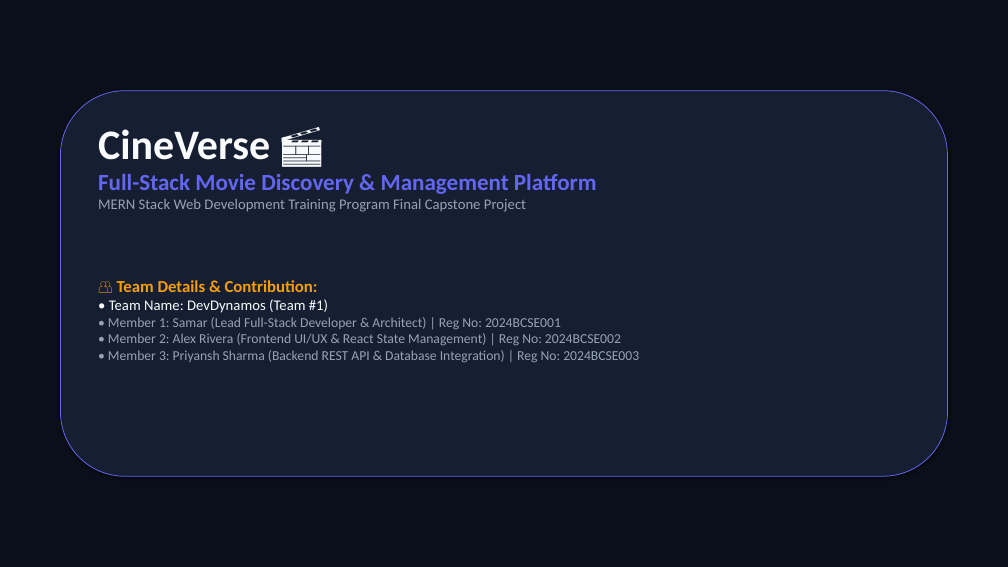
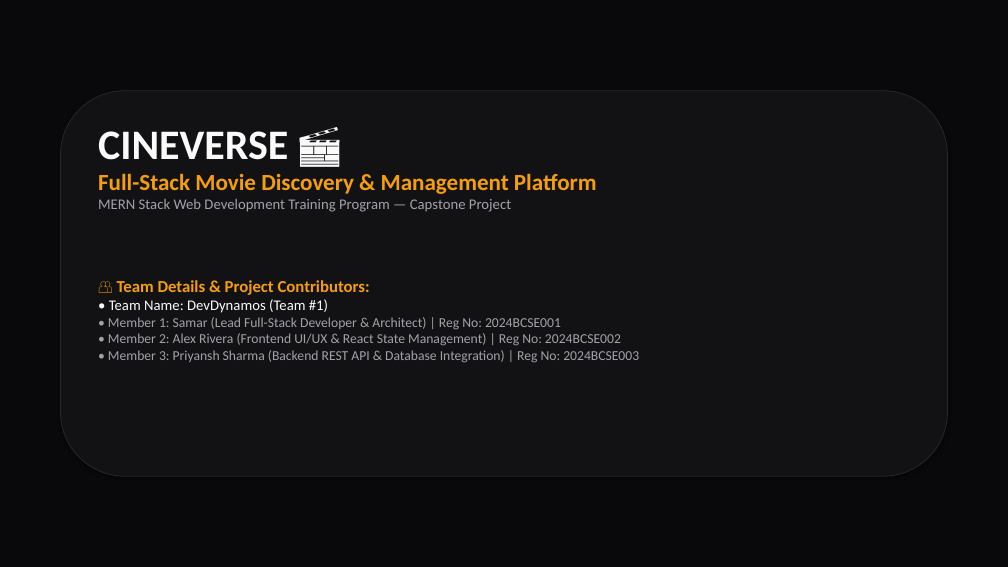
Before and after one commit to Samarth-Varma-M/cineverse-mern-project, a slide deck: slide 1 of presentation/CineVerse_MERN_Project_Presentation.pptx. Drawn at 1008x567 pixels with LibreOffice and Linux fonts; fonts in the diff are those of the drawing. Boxes give left, top, right and bottom in pixels: in the first picture for what was removed or moved away, otherwise in the second. Text is boxed around its words. In the diff, an @@ line names an element or a change of style, - is before the commit and + after.

Commit message:
feat: overhaul UI to sleek matte black, expand catalog to 36+ movies, add debounced search, clean clutter

```diff
--- a/presentation/CineVerse_MERN_Project_Presentation.pptx
+++ b/presentation/CineVerse_MERN_Project_Presentation.pptx
@@ rectangle at <box>0,0,1008,567</box>: fill #0B0F19 to #09090B @@
@@ rounded rectangle at <box>60,91,948,476</box>: fill #161E31 to #121215; outline #6366F1 0.75 pt to #27272E 0.75 pt @@
@@ text at <box>98,131,288,160</box>: text changed; text colour #F8FAFC to #FAFAFA @@
-CineVerse 🎬
+CINEVERSE 🎬
@@ text at <box>98,173,597,194</box>: text colour #6366F1 to #F59E0B in "Full-Stack Movie Discovery & Management Platform" @@
@@ text at <box>98,199,511,212</box>: text changed; text colour #94A3B8 to #A1A1AA @@
-MERN Stack Web Development Training Program Final Capstone Project
+MERN Stack Web Development Training Program — Capstone Project
@@ text at <box>108,299,639,363</box>: text colour #F8FAFC to #FAFAFA in "• Team Name: DevDynamos (Team #1)"; text colour #94A3B8 to #A1A1AA in "• Member 1: Samar (Lead Full-Stack Developer ...", "• Member 2: Alex Rivera (Frontend UI/UX ...", "• Member 3: Priyansh Sharma (Backend REST ..." @@
@@ text at <box>117,280,370,295</box>: text changed @@
-👥 Team Details & Contribution:
+👥 Team Details & Project Contributors:
```
Also in this commit, not shown: 9 other slides changed, 11 other files.
